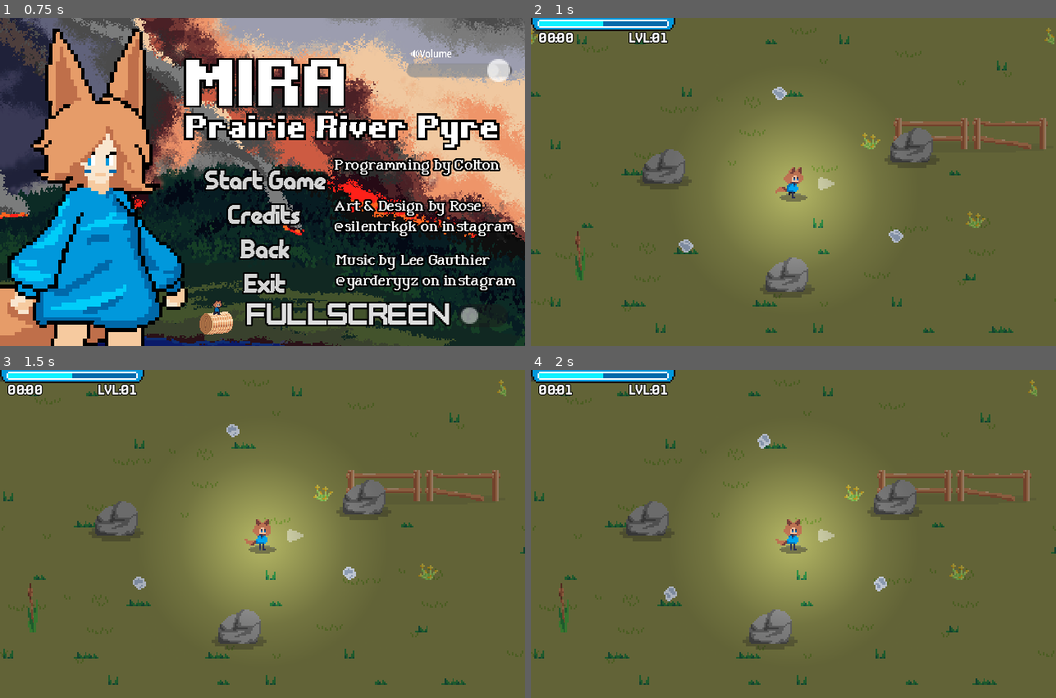
Above: before the commit, frames 1-4 (two rows, left to right).
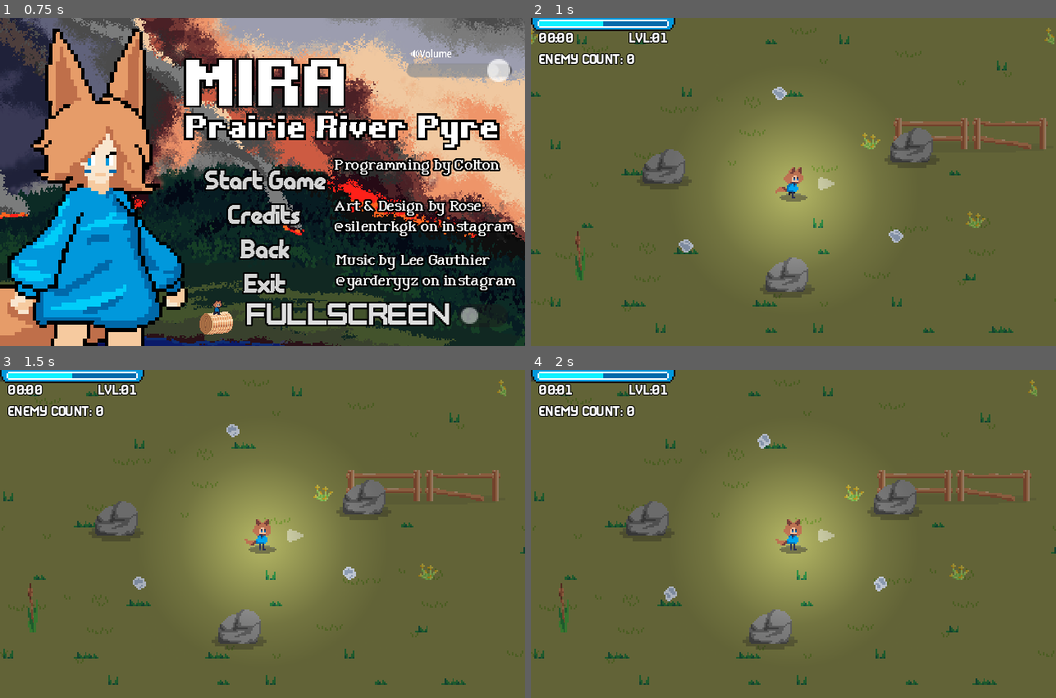
Above: after the commit, the same moments.

Repository: ColtonPhillips/its-spreading
Game: Godot game, scene res://scenes/gui/story/story_menu.tscn
Same seed, same stepped clock (60 frames per second), same inputs: the game is played once before the commit and once after it. Sound files missing from this copy of the repository are replaced by a short silence.
Inputs (mouse positions are in pixels of both pictures, inside the frame that each line leads up to):
- Up to frame 1 (0.75 s): tap Enter (ui_accept) at 0.5 s; move the mouse to (378, 165) at 0.52 s; hold D (move_right) from 0.53 s (still down); click (378, 165) at 0.6 s
- Up to frame 2 (1 s): keep holding D (move_right); tap Enter (ui_accept) at 0.77 s
- Up to frame 3 (1.5 s): release D (move_right) at 1.25 s; drag from (157, 550) to (231, 435) at 1.27 s
- Up to frame 4 (2 s): no input

Frame 1 is identical in both runs. In frame 2, 0.5% of the frame differs, in the area x 1-20%, y 10-15%; in frame 3, 0.5%; in frame 4, 0.5%.

Commit message:
add flee state for enemies

Diff:
--- a/scenes/gameplay/enemy/enemies/chase_player_enemy_state.gd
+++ b/scenes/gameplay/enemy/enemies/chase_player_enemy_state.gd
@@ -2,6 +2,7 @@
 
 @export var flinch_enemy_state: State
 @export var death_enemy_state: State
+@export var flee_scene_enemy_state: State
 var enemy: Enemy = null
 
 func init(parent):
@@ -14,6 +15,8 @@
 	pass
 
 func process_frame(delta: float) -> State:
+	if enemy.is_ready_to_flee:
+		return flee_scene_enemy_state
 	return null
 
 func process_physics(delta: float) -> State:
--- a/scenes/gameplay/enemy/enemies/firit_enemy.tscn
+++ b/scenes/gameplay/enemy/enemies/firit_enemy.tscn
@@ -168,3 +168,6 @@
 
 [node name="Center" parent="." index="12"]
 position = Vector2(-1, 3)
+
+[node name="VisibleOnScreenNotifier2D" parent="." index="14"]
+position = Vector2(1, 7)
--- /dev/null
+++ b/scenes/gameplay/enemy/enemies/flee_scene_state.gd
@@ -0,0 +1,36 @@
+extends State
+
+#@export var walk_state: State
+
+var enemy: Enemy = null
+
+func init(parent):
+	enemy = parent
+
+var direction
+func enter():
+	enemy.animated_sprite_2d.play("walk")
+	enemy.collision_shape_2d.disabled = true
+	direction = Global.player.global_position.direction_to(enemy.global_position)
+
+func exit():
+	pass
+
+func process_input(event: InputEvent) -> State:
+	return null
+
+func process_frame(delta) -> State:
+	if not enemy.is_on_screen:
+		enemy.destroy()
+	return null
+
+func process_physics(delta) -> State:
+	enemy.move_component.velocity = direction * enemy.stats_component.speed * 2.5
+	if enemy.velocity.x > 0:
+		enemy.animated_sprite_2d.flip_h = false
+	if enemy.velocity.x < 0:
+		enemy.animated_sprite_2d.flip_h = true
+	return null
+
+func process_hurtbox_component_hurt(hitbox:HitboxComponent):
+	return null
--- a/scenes/gameplay/enemy/enemies/florb_enemy.tscn
+++ b/scenes/gameplay/enemy/enemies/florb_enemy.tscn
@@ -139,3 +139,6 @@
 
 [node name="Center" parent="." index="13"]
 position = Vector2(0, -6)
+
+[node name="VisibleOnScreenNotifier2D" parent="." index="15"]
+position = Vector2(1, -7)
--- a/scenes/gameplay/enemy/enemy.gd
+++ b/scenes/gameplay/enemy/enemy.gd
@@ -26,10 +26,20 @@
 @onready var state_machine: StateMachine = $StateMachine
 @onready var collision_shape_2d = $CollisionShape2D
 
+@onready var is_ready_to_flee = false
+@onready var is_on_screen = false
+
+static var enemy_count = 0
+
 func _ready():
 	# XXX Super mid, change when death state
-	kill_sfx.finished.connect(queue_free)
+	kill_sfx.finished.connect(destroy)
 	state_machine.init(self)
+
+	Global.delay_create(self, 90, func():
+		is_ready_to_flee = true
+	)
+	enemy_count += 1
 
 var alpha_offset = 0.0
 var goal_offset = 0.1
@@ -58,3 +68,15 @@
 # TODO REPLACE
 func _on_hurtbox_component_hurt(hitbox):
 	state_machine.process_hurtbox_component_hurt(hitbox)
+
+
+func _on_visible_on_screen_notifier_2d_screen_entered():
+	is_on_screen = true
+
+
+func _on_visible_on_screen_notifier_2d_screen_exited():
+	is_on_screen = false
+
+func destroy():
+	enemy_count -= 1
+	queue_free()
--- a/scenes/gameplay/enemy/enemy.tscn
+++ b/scenes/gameplay/enemy/enemy.tscn
@@ -21,6 +21,7 @@
 [ext_resource type="Script" path="res://scenes/gameplay/enemy/enemies/death_enemy_state.gd" id="18_rlnan"]
 [ext_resource type="Script" path="res://scenes/gameplay/enemy/enemies/chase_player_enemy_state.gd" id="19_0osoj"]
 [ext_resource type="Script" path="res://scenes/gameplay/enemy/enemies/flinch_enemy_state.gd" id="20_ciide"]
+[ext_resource type="Script" path="res://scenes/gameplay/enemy/enemies/flee_scene_state.gd" id="22_g4chi"]
 
 [sub_resource type="ShaderMaterial" id="ShaderMaterial_vkjpo"]
 shader = ExtResource("3_18q73")
@@ -116,10 +117,11 @@
 parent = NodePath("..")
 starting_state = NodePath("ChasePlayerEnemyState")
 
-[node name="ChasePlayerEnemyState" type="Node" parent="StateMachine" node_paths=PackedStringArray("flinch_enemy_state", "death_enemy_state")]
+[node name="ChasePlayerEnemyState" type="Node" parent="StateMachine" node_paths=PackedStringArray("flinch_enemy_state", "death_enemy_state", "flee_scene_enemy_state")]
 script = ExtResource("19_0osoj")
 flinch_enemy_state = NodePath("../FlinchEnemyState")
 death_enemy_state = NodePath("../DeathEnemyState")
+flee_scene_enemy_state = NodePath("../FleeSceneState")
 
 [node name="FlinchEnemyState" type="Node" parent="StateMachine" node_paths=PackedStringArray("chase_player_enemy_state")]
 script = ExtResource("20_ciide")
@@ -128,4 +130,13 @@
 [node name="DeathEnemyState" type="Node" parent="StateMachine"]
 script = ExtResource("18_rlnan")
 
+[node name="FleeSceneState" type="Node" parent="StateMachine"]
+script = ExtResource("22_g4chi")
+
+[node name="VisibleOnScreenNotifier2D" type="VisibleOnScreenNotifier2D" parent="."]
+position = Vector2(-1, 10)
+scale = Vector2(4.7, 4.6)
+
 [connection signal="hurt" from="HurtboxComponent" to="." method="_on_hurtbox_component_hurt"]
+[connection signal="screen_entered" from="VisibleOnScreenNotifier2D" to="." method="_on_visible_on_screen_notifier_2d_screen_entered"]
+[connection signal="screen_exited" from="VisibleOnScreenNotifier2D" to="." method="_on_visible_on_screen_notifier_2d_screen_exited"]
--- a/scenes/gui/gameplay/stopwatch_component.gd
+++ b/scenes/gui/gameplay/stopwatch_component.gd
@@ -1,6 +1,7 @@
 class_name LevelLabelComponent
 extends CanvasLayer
 @onready var you_win_label = $YouWinLabel
+@onready var enemy_count_label = $EnemyCountLabel
 
 @onready var stopwatch_label:Label = $StopwatchLabel
 @export var game_length_in_minutes = 0.5
@@ -10,6 +11,8 @@
 # Called every frame. 'delta' is the elapsed time since the previous frame.
 var never_again = true
 func _process(delta):
+	enemy_count_label.text = "Enemy count: " + str(Enemy.enemy_count)
+
 	time += delta
 	stopwatch_label.text = get_time_as_string(time)
 	if not you_win_label.visible and never_again and (time / 60 > game_length_in_minutes):
--- a/scenes/gui/gameplay/stopwatch_component.tscn
+++ b/scenes/gui/gameplay/stopwatch_component.tscn
@@ -26,6 +26,13 @@
 text = "10:59"
 label_settings = SubResource("LabelSettings_beemx")
 
+[node name="EnemyCountLabel" type="Label" parent="."]
+offset_top = 13.0
+offset_right = 26.0
+offset_bottom = 22.0
+text = "Enemy Count: 1"
+label_settings = SubResource("LabelSettings_beemx")
+
 [node name="YouWinLabel" type="Label" parent="."]
 visible = false
 offset_left = 3.0
Not shown: 1 places in scenes/gameplay/enemy/enemy.tscn that only renumber resources
